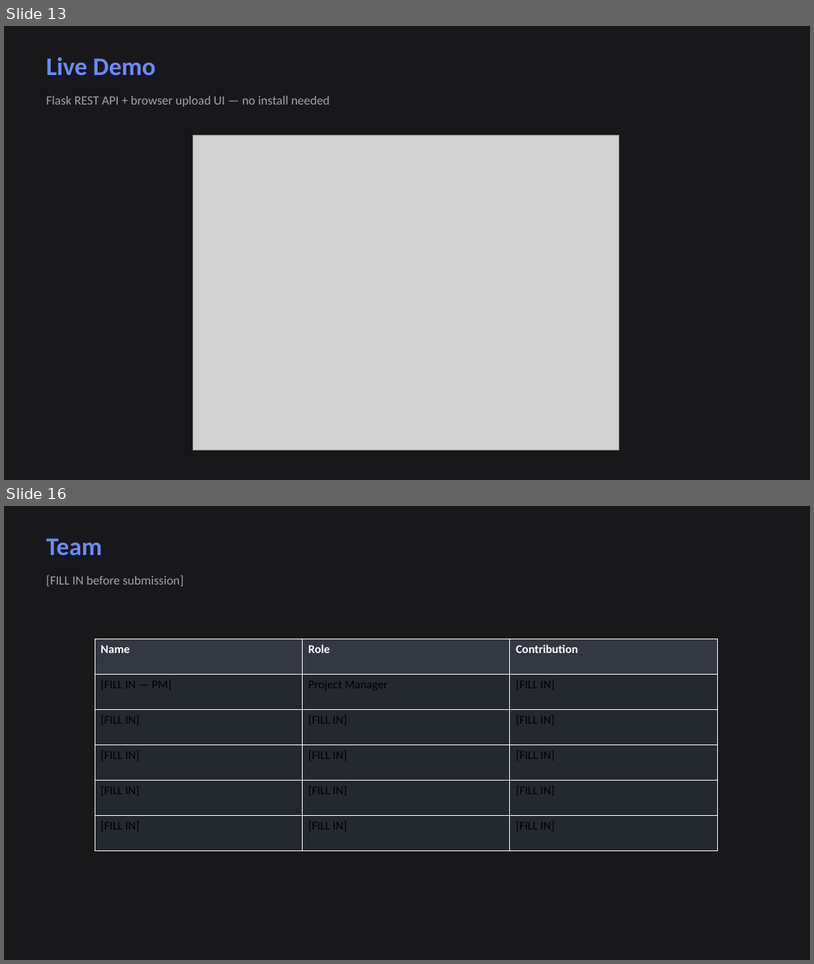
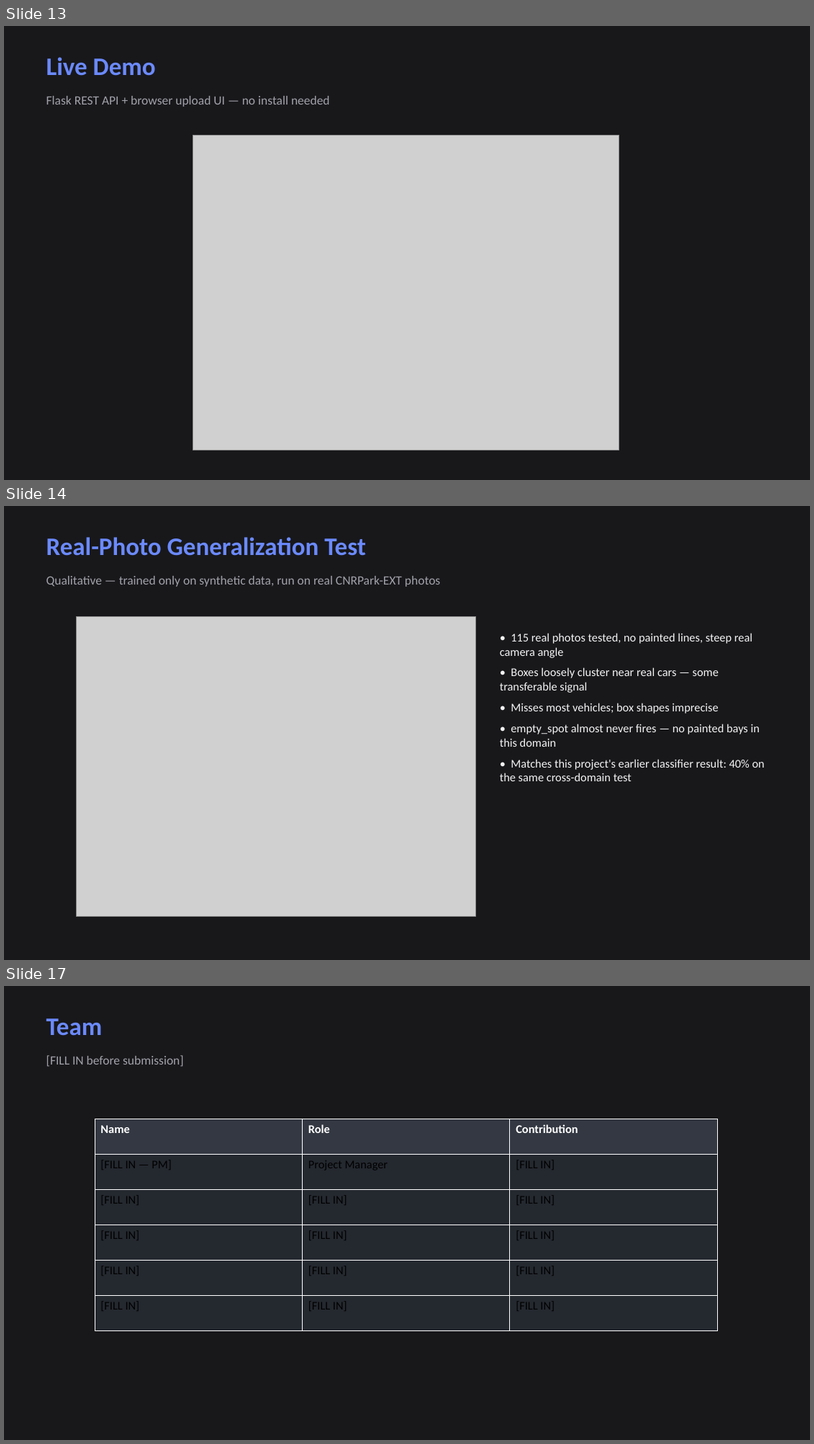
Before and after one commit to Tomiwa-ttt/Deep-Learning-2-Smart-Parking-Project, a slide deck: smartpark/report_assets/SmartPark_Slides.pptx. Shown one above the other, each under a label of ours: slides 13 and 16 before the commit, slides 13, 14 and 17 after it; the slides between them are not shown. The pictures are 814x964 and 814x1444 pixels, drawn with LibreOffice and Linux fonts; fonts in the diff are those of the drawing; grey boxes stand for pictures. Boxes give left, top, right and bottom in pixels: in the first picture for what was removed or moved away, otherwise in the second. Text is boxed around its words. In the diff, an @@ line names an element or a change of style, - is before the commit and + after.

Commit message:
Add real-photo generalization test on CNRPark-EXT; remove dead node build scripts
Tests the synthetic-trained detector against 115 real, full-scene CNRPark-EXT
photos (real_photo_test.py streams a small partial download, no 450MB archive
needed). Finding: coarse car-cluster signal transfers, precise localization
and the empty_spot class do not -- consistent with this project's earlier 40%
cross-domain result for the classifier pipeline on the same dataset. Folded
into the report and slides so the real-world validation gap is a measured
result, not an open unknown.

Also removes build_report.js/build_slides.js (node-based, non-functional
without node in this environment, fully superseded by the python
build_report_docx.py / build_slides_pptx.py equivalents).

```diff
--- a/smartpark/report_assets/SmartPark_Slides.pptx
+++ b/smartpark/report_assets/SmartPark_Slides.pptx
@@ slide 14 added at <box>4,506,810,960</box>, background #FFFFFF @@
@@ rectangle added at <box>4,506,810,960</box>, fill #18181B @@
@@ text added at <box>46,537,366,556</box>, 30 pt, text #6B8AFF, bold @@
+Real-Photo Generalization Test
@@ text added at <box>46,576,440,587</box>, 15 pt, text #A1A1AA @@
+Qualitative — trained only on synthetic data, run on real CNRPark-EXT photos
@@ picture added at <box>77,616,476,916</box> @@
@@ text added at <box>500,633,765,781</box>, 14 pt, text #F4F4F5 @@
+• 115 real photos tested, no painted lines, steep real camera angle
+• Boxes loosely cluster near real cars — some transferable signal
+• Misses most vehicles; box shapes imprecise
+• empty_spot almost never fires — no painted bays in this domain
+• Matches this project's earlier classifier result: 40% on the same cross-domain test
@@ what was slide 16 is now slide 17 @@
```
Also in this commit, not shown: 2 slides changed, 9 other files.
